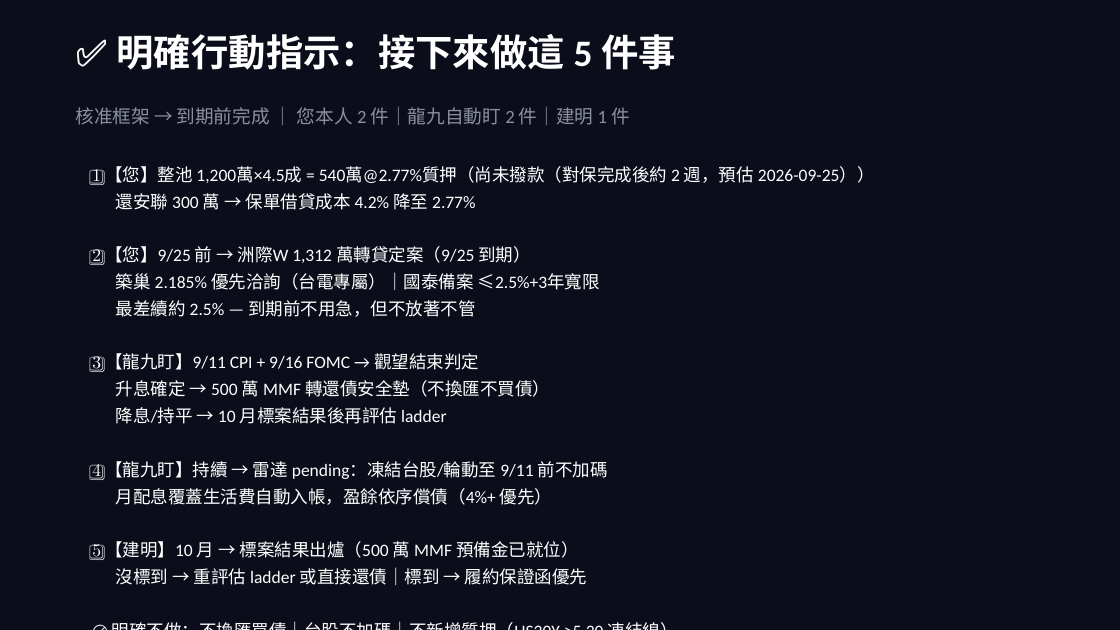
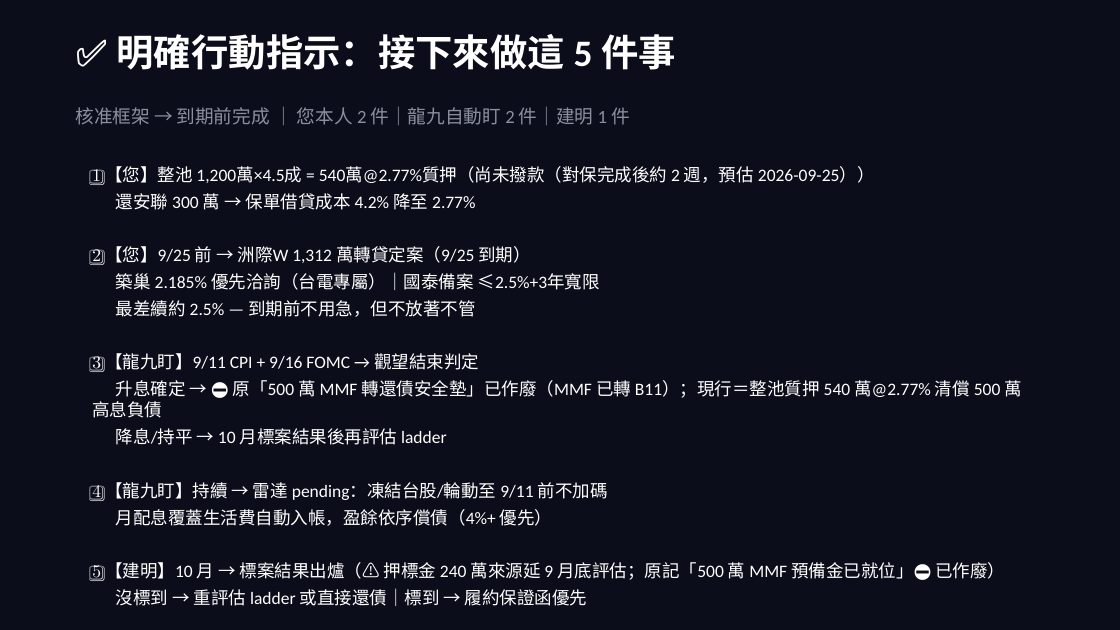
Before and after one commit to b0988321088/longjiu-dashboard-2, a slide deck: slide 10 of 大轉向資產配置策略_final.pptx. Drawn at 1120x630 pixels with LibreOffice and Linux fonts; fonts in the diff are those of the drawing. Boxes give left, top, right and bottom in pixels: in the first picture for what was removed or moved away, otherwise in the second. Text is boxed around its words. In the diff, an @@ line names an element or a change of style, - is before the commit and + after.

```diff
--- a/大轉向資產配置策略_final.pptx
+++ b/大轉向資產配置策略_final.pptx
@@ text at (x1=92, y1=380, x2=1021, y2=418): text changed @@
-升息確定 → 500 萬 MMF 轉還債安全墊（不換匯不買債）
+升息確定 → ⛔ 原「500 萬 MMF 轉還債安全墊」已作廢（MMF 已轉 B11）；現行＝整池質押 540 萬@2.77% 清償 500 萬高息負債
@@ text at (x1=92, y1=562, x2=1005, y2=581): text changed @@
-5️⃣ 【建明】10 月 → 標案結果出爐（500 萬 MMF 預備金已就位）
+5️⃣ 【建明】10 月 → 標案結果出爐（⚠️ 押標金 240 萬來源延 9 月底評估；原記「500 萬 MMF 預備金已就位」⛔ 已作廢）
```
Also in this commit, not shown: 7 other slides changed, 2 other files.
